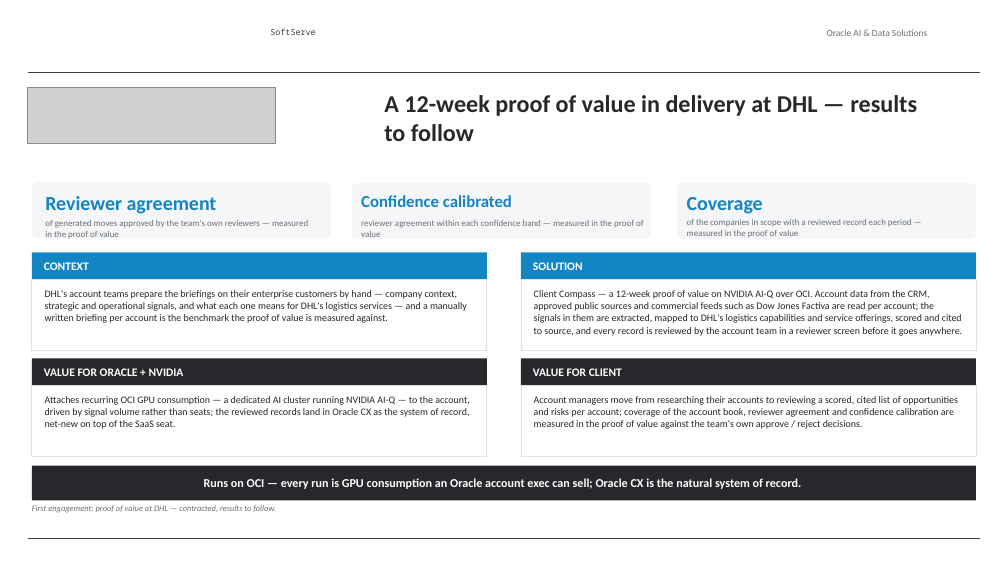
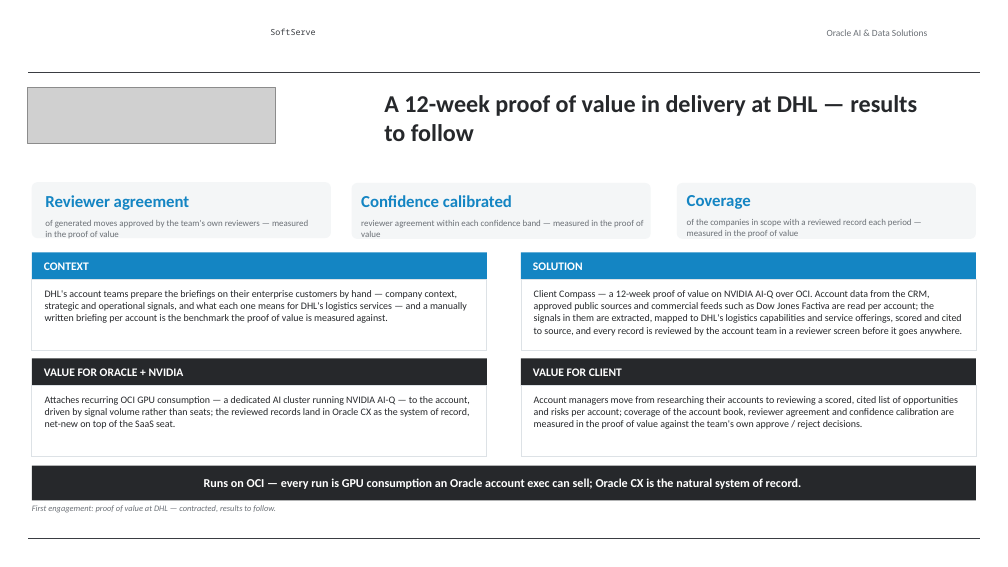
Before and after one commit to alexey-orlov/AO-Personal-OS, a slide deck: slide 5 of outputs/oracle-packs/account-insights/artifacts/account-insights-sales-deck.pptx. Drawn at 1008x567 pixels with LibreOffice and Linux fonts; fonts in the diff are those of the drawing; grey boxes stand for pictures; background and template pictures are left out. Boxes give left, top, right and bottom in pixels: in the first picture for what was removed or moved away, otherwise in the second. Text is boxed around its words. In the diff, an @@ line names an element or a change of style, - is before the commit and + after.

```diff
--- a/outputs/oracle-packs/account-insights/artifacts/account-insights-sales-deck.pptx
+++ b/outputs/oracle-packs/account-insights/artifacts/account-insights-sales-deck.pptx
@@ text "Reviewer agreement" at (45,195,190,210): size 19 to 16 pt @@
@@ text "Coverage" at (687,195,751,209): size 19 to 16 pt @@
```
Also in this commit, not shown: 1 other file.
